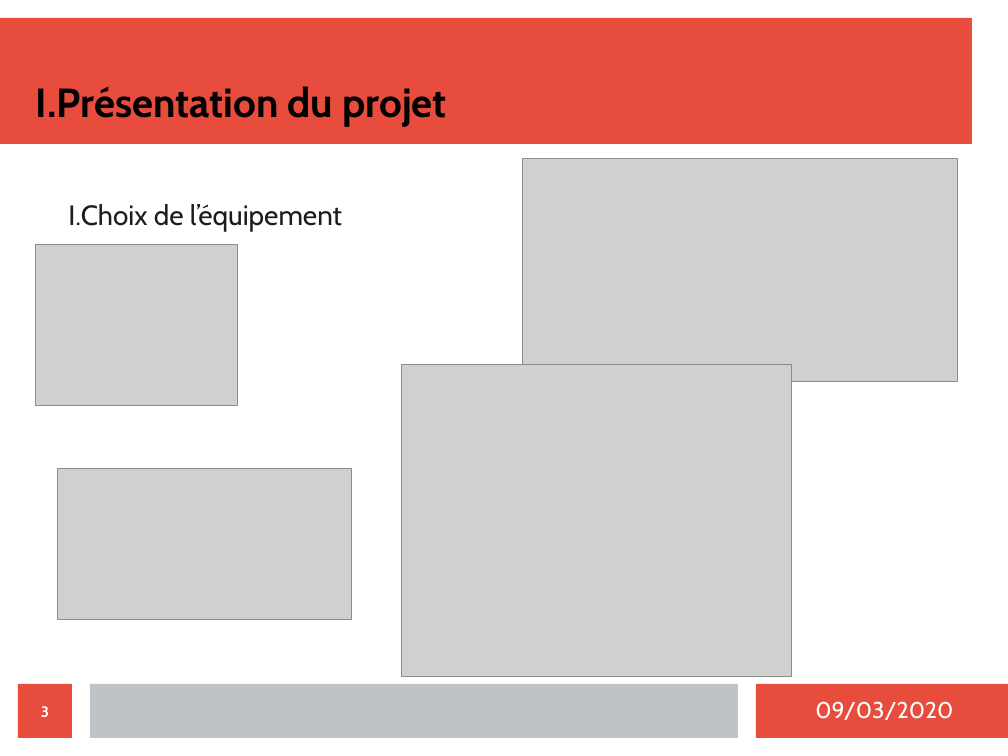
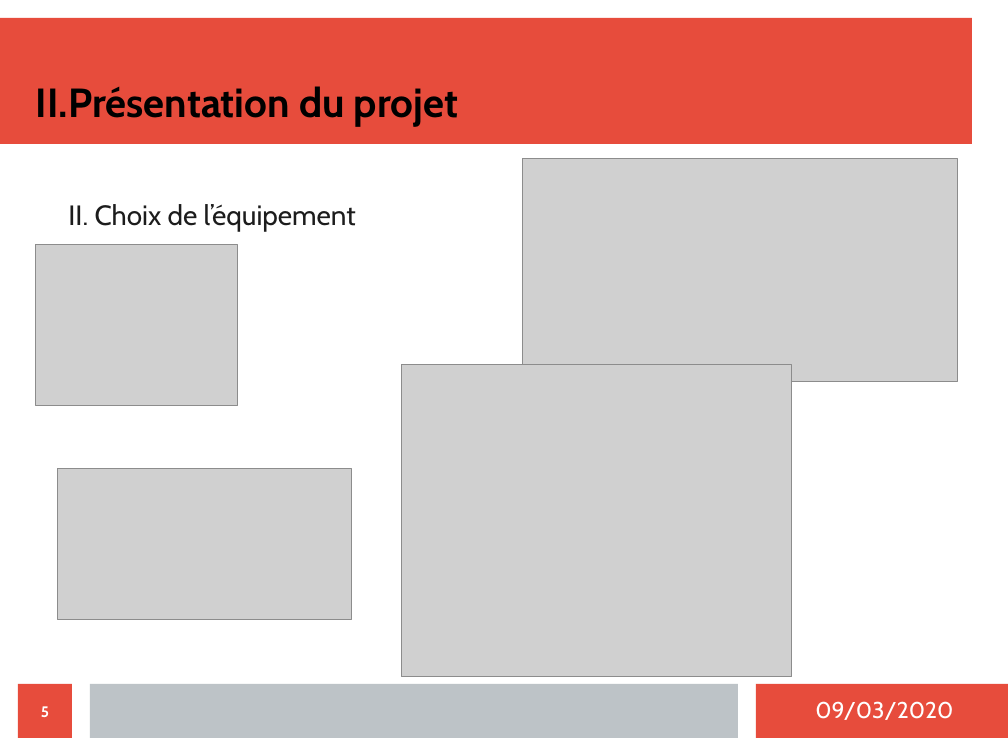
Before and after one commit to MezeretteBrice/Projet_Ronde, a slide deck: slide 5 of SOUTENANCE/Revue2/jeremiguillaumin.odp (slide 3 before the commit). Drawn at 1008x756 pixels with LibreOffice and Linux fonts; fonts in the diff are those of the drawing; grey boxes stand for pictures. Boxes give left, top, right and bottom in pixels: in the first picture for what was removed or moved away, otherwise in the second. Text is boxed around its words. In the diff, an @@ line names an element or a change of style, - is before the commit and + after.

```diff
--- a/SOUTENANCE/Revue2/jeremiguillaumin.odp
+++ b/SOUTENANCE/Revue2/jeremiguillaumin.odp
@@ title at <box>36,86,458,127</box>: text changed @@
-I.Présentation du projet
+II.Présentation du projet
@@ text at <box>68,204,356,232</box>: text changed @@
-  I.Choix de l’équipement
+  II. Choix de l’équipement
@@ page number at <box>41,706,49,717</box>: text changed @@
-3
+5
```
Also in this commit, not shown: 2 other slides changed, 2 slides added, 1 slide removed.
